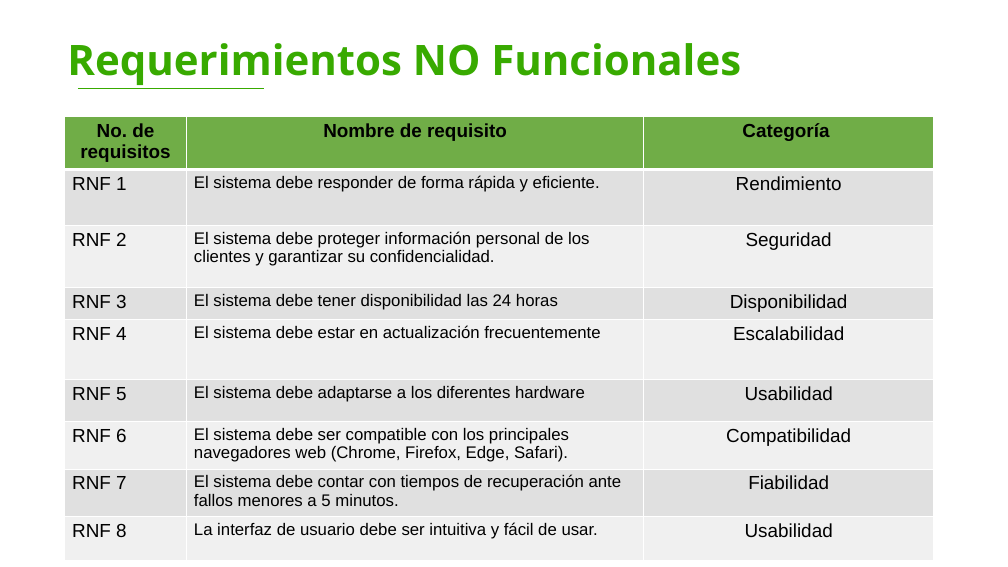
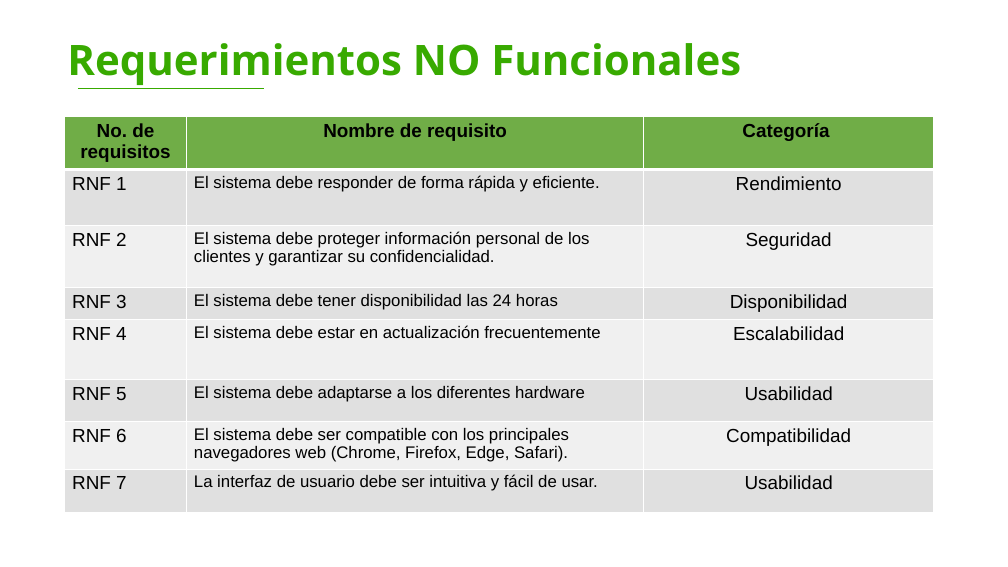
Before and after one commit to Fidel-Smoke/PRINCIPE_PAZ_doc, a slide deck: slide 5 of RF-RNF/RF-RNF.pptx. Drawn at 1008x567 pixels with LibreOffice and Linux fonts; fonts in the diff are those of the drawing; background and template pictures are left out. Boxes give left, top, right and bottom in pixels: in the first picture for what was removed or moved away, otherwise in the second. Text is boxed around its words. In the diff, an @@ line names an element or a change of style, - is before the commit and + after.

Commit message:
Guardese

```diff
--- a/RF-RNF/RF-RNF.pptx
+++ b/RF-RNF/RF-RNF.pptx
@@ table at box(64, 116, 933, 513) @@
-row 8: RNF 7 | El sistema debe contar con tiempos de recuperación ante fallos menores a 5 minutos. | Fiabilidad
-row 9: RNF 8 | La interfaz de usuario debe ser intuitiva y fácil de usar. | Usabilidad
+row 8: RNF 7 | La interfaz de usuario debe ser intuitiva y fácil de usar. | Usabilidad
```
